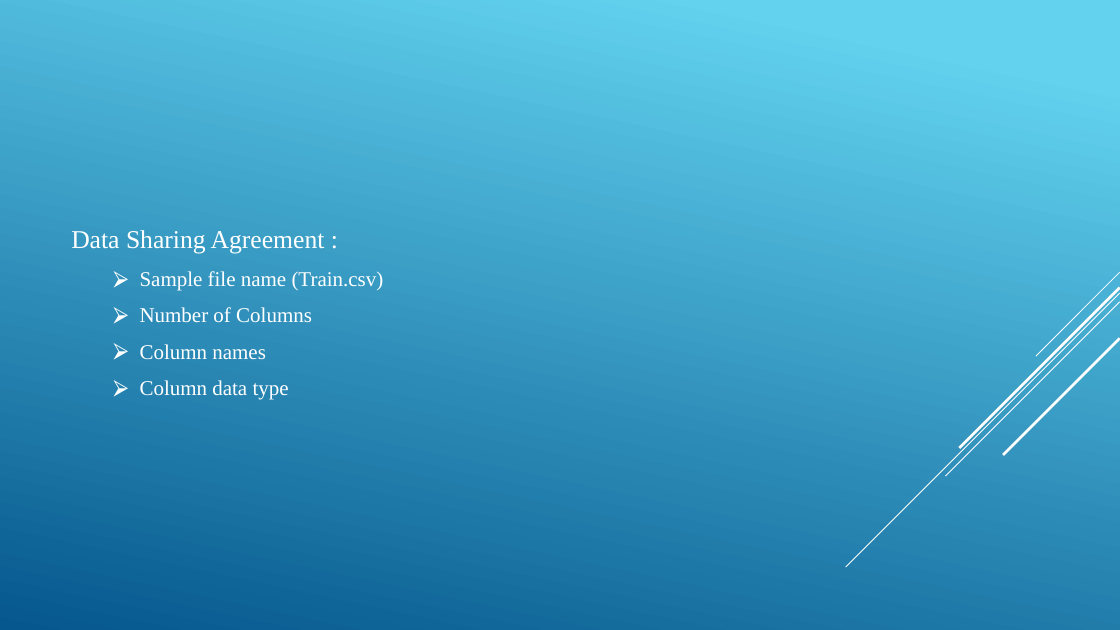
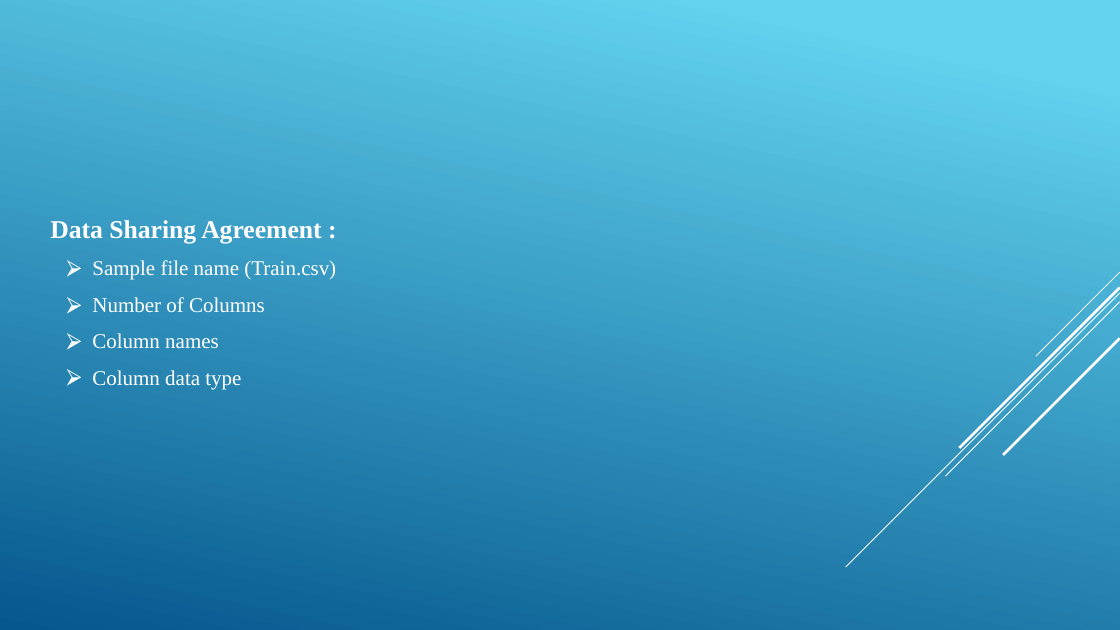
Before and after one commit to ashokkumars01/Stores-Sales-Prediction, a slide deck: slide 3 of Docs/DPR_Store_Sales_Prediction.pptx. Drawn at 1120x630 pixels with LibreOffice and Linux fonts; fonts in the diff are those of the drawing. Boxes give left, top, right and bottom in pixels: in the first picture for what was removed or moved away, otherwise in the second. Text is boxed around its words. In the diff, an @@ line names an element or a change of style, - is before the commit and + after.

```diff
--- a/Docs/DPR_Store_Sales_Prediction.pptx
+++ b/Docs/DPR_Store_Sales_Prediction.pptx
@@ text "Data Sharing Agreement :": place and size @@
-text "Data Sharing Agreement :" at (71, 230, 384, 400)
+text "Data Sharing Agreement :" at (50, 220, 336, 389)
@@ text "Data Sharing Agreement :" at (50, 220, 336, 389): bold on in "Data Sharing Agreement :"; indent changed @@
```
Also in this commit, not shown: 11 other slides changed, 1 slide removed, 1 other file.
